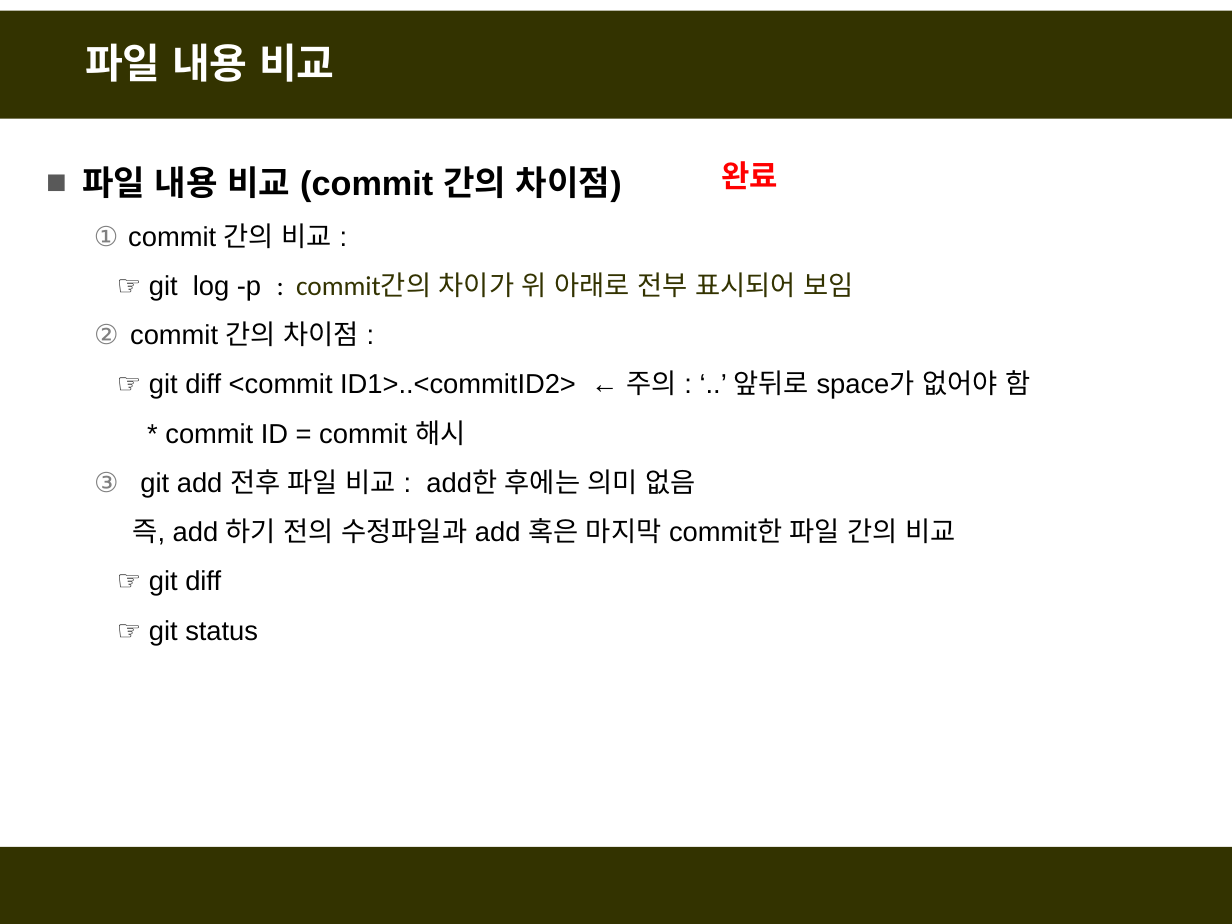
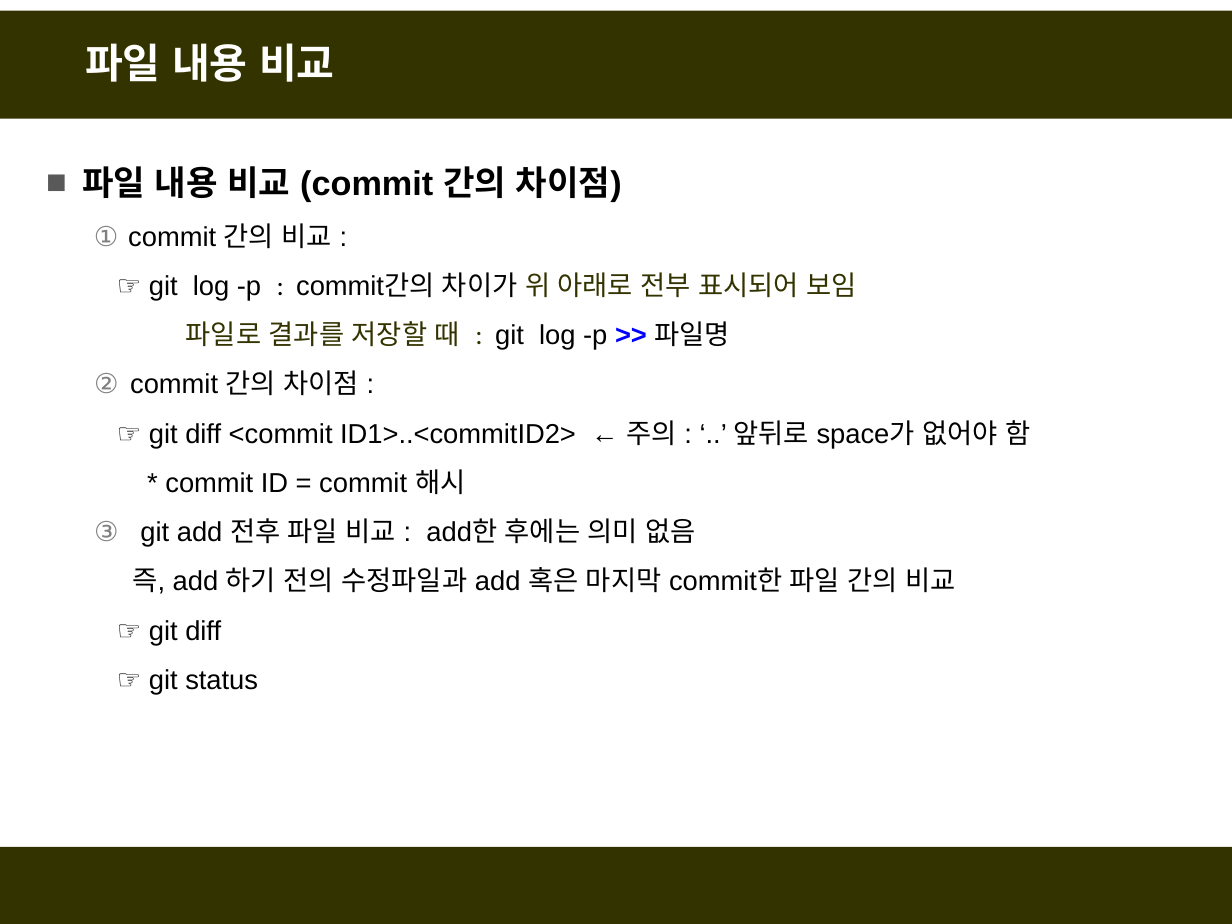
Before and after one commit to fasthill/github-lecture, a slide deck: slide 44 of git및github첫걸음.pptx (slide 22 before the commit). Drawn at 1232x924 pixels with LibreOffice and Linux fonts; fonts in the diff are those of the drawing. Boxes give left, top, right and bottom in pixels: in the first picture for what was removed or moved away, otherwise in the second. Text is boxed around its words. In the diff, an @@ line names an element or a change of style, - is before the commit and + after.

```diff
--- a/git및github첫걸음.pptx
+++ b/git및github첫걸음.pptx
@@ text removed at <box>722,161,779,190</box> @@
-완료
@@ text at <box>149,272,857,301</box>: font Calibri to Arial, text colour #333300 to #000000 in "commit간의 차이가" @@
@@ text at <box>186,321,730,350</box>: paragraph added @@
+  파일로 결과를 저장할 때 : git log -p >> 파일명
```
Also in this commit, not shown: 25 other slides changed, 19 slides added, 1 slide removed.
